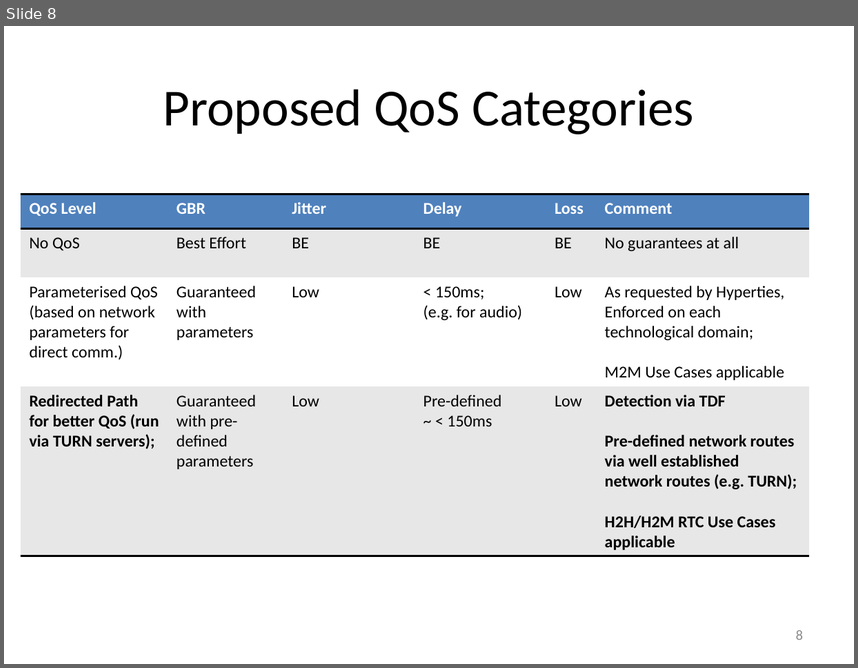
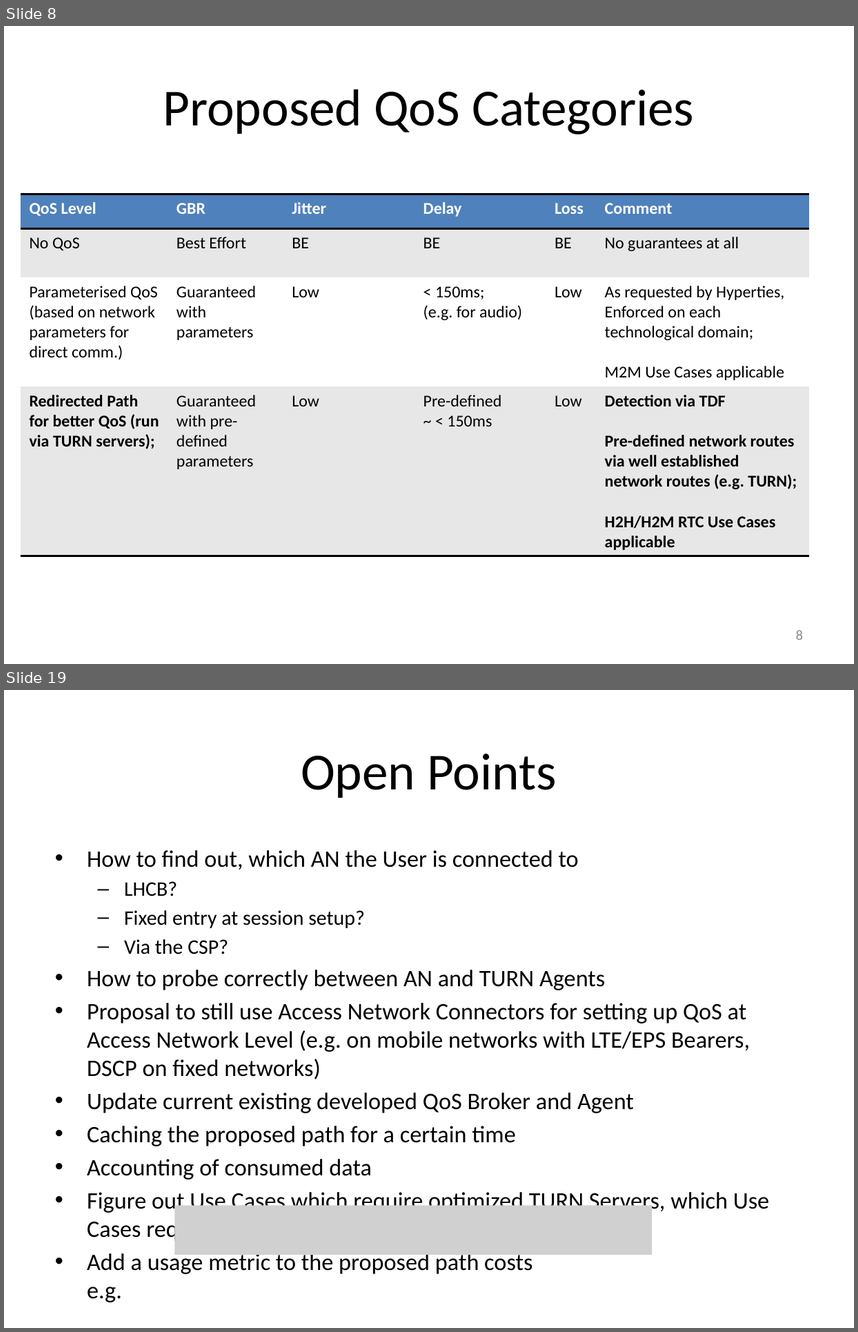
Before and after one commit to reTHINK-project/core-framework, a slide deck: docs/meetings/WP3.3/architectures_solutions_new.pptx. Shown one above the other, each under a label of ours: slide 8 before the commit, slides 8 and 19 after it; the slides between them are not shown. The pictures are 858x668 and 858x1332 pixels, drawn with LibreOffice and Linux fonts; fonts in the diff are those of the drawing; grey boxes stand for pictures. Boxes give left, top, right and bottom in pixels: in the first picture for what was removed or moved away, otherwise in the second. Text is boxed around its words. In the diff, an @@ line names an element or a change of style, - is before the commit and + after.

Commit message:
Metric Discussion for feasible TURN Services

```diff
--- a/docs/meetings/WP3.3/architectures_solutions_new.pptx
+++ b/docs/meetings/WP3.3/architectures_solutions_new.pptx
@@ slide 19 added at (4, 690, 854, 1328), background #FFFFFF @@
@@ title added at (301, 753, 557, 798), 44 pt, text #000000 @@
+Open Points
@@ text added at (87, 850, 769, 1274), 20 pt, text #000000 @@
+• How to find out, which AN the User is connected to
+  – LHCB?
+  – Fixed entry at session setup?
+  – Via the CSP?
+• How to probe correctly between AN and TURN Agents
+• Proposal to still use Access Network Connectors for setting up QoS at Access Network Level (e.g. on mobile networks with LTE/EPS Bearers, DSCP on fixed networks)
+• Update current existing developed QoS Broker and Agent
+• Caching the proposed path for a certain time
+• Accounting of consumed data
+• Figure out Use Cases which require optimized TURN Servers, which Use Cases require additional QoS
+• Add a usage metric to the proposed path costs
+  e.g.
@@ picture added at (175, 1205, 653, 1254) @@
```
Also in this commit, not shown: 11 other slides added.
